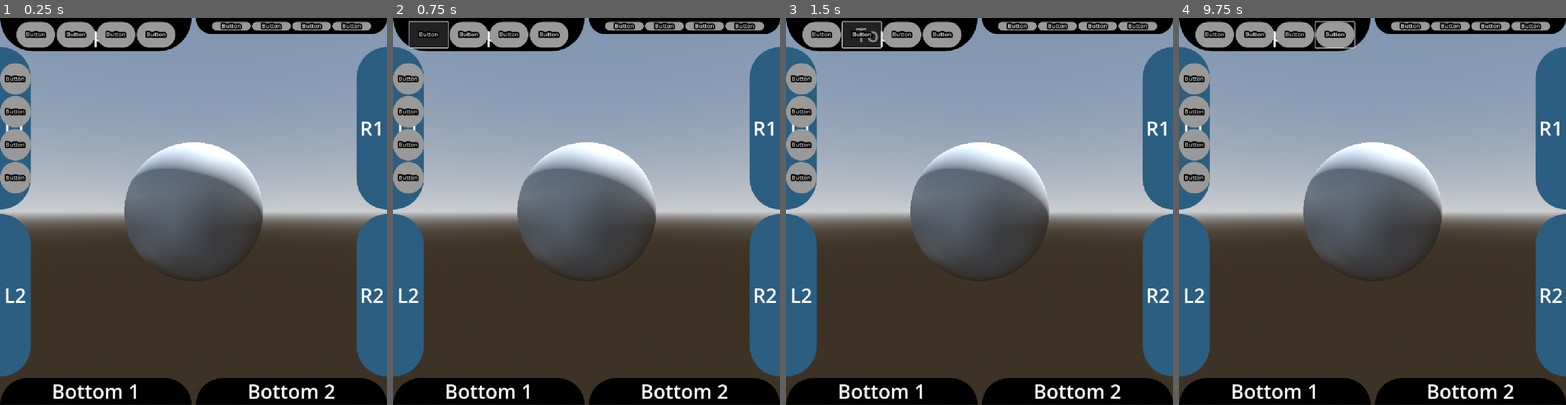
Above: before the commit, frames 1-4 (left to right).
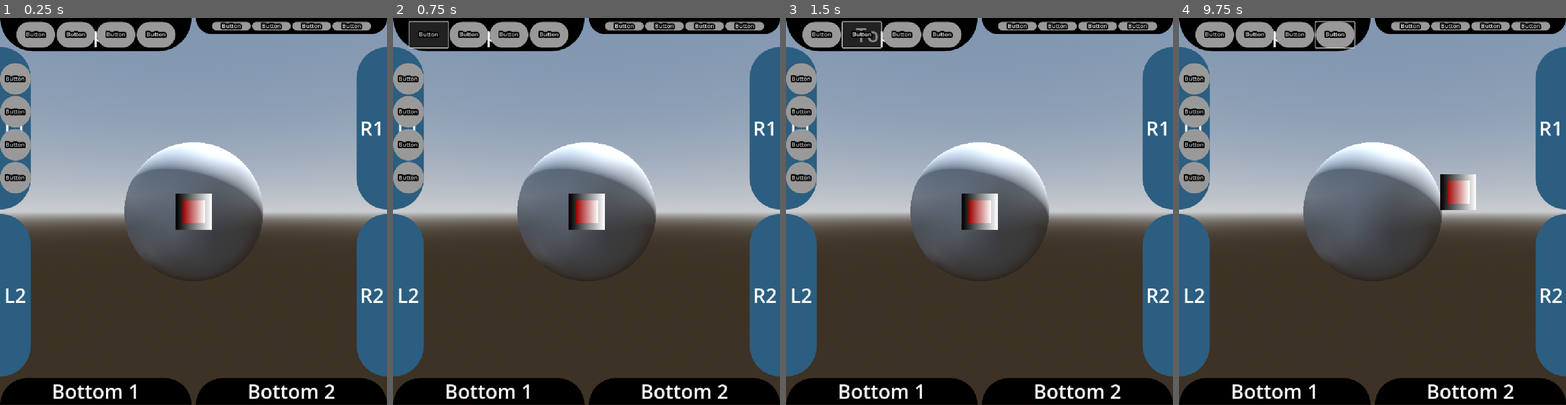
Above: after the commit, the same moments.

Repository: HyperGameDev/mobile_template
Game: Godot game, scene res://3D_Scene.tscn
The game is run twice, just before and just after one commit, with the same random seed, the same clock (stepped at 60 frames per second) and the same inputs.
Inputs (mouse positions are in pixels of both pictures, inside the frame that each line leads up to):
- Up to frame 1 (0.25 s): no input
- Up to frame 2 (0.75 s): click "Button" at 0.5 s
- Up to frame 3 (1.5 s): click "Button" at 1.25 s
- Up to frame 4 (9.75 s): click "Button" at 2 s; click "Button" at 2.75 s; click "Button" at 3.5 s; click "Button" at 4.25 s; click "Button" at 5 s; click "Button" at 5.75 s; click "Button" at 6.5 s; click "Button" at 7.25 s; click "Button" at 8 s; click "Button" at 8.75 s; tap Enter at 9.5 s; move the mouse to (1457, 192) at 9.52 s; click (1457, 192) at 9.67 s

The runs differ from the first frame. In frame 1, 0.8% of the frame differs, in the area x 45-55%, y 45-55%; in frame 2, 0.8%; in frame 3, 0.8%; in frame 4, 0.8%.

Commit message:
joystick work real good rn

Diff:
--- a/mobile_inputs.gd
+++ b/mobile_inputs.gd
@@ -7,7 +7,7 @@
 	FLOATING_BOTTOM_LEFT, ##A single joystick appears wherever the player touches if that touch is in the bottom-left side of the screen.
 	FLOATING_BOTTOM_RIGHT, ##A single joystick appears wherever the player touches if that touch is in the bottom-right side of the screen.
 	FLOATING_DYNAMIC, ##A single joystick follows the player's touch constantly instead of staying put at the initial touch position.
-	FIXED_CUSTOM_SINGLE, ##A single joystick is fixed to a custom position on the screen. This joystick will no longer float, but only respond if touched at its specific position.
+	#FIXED_CUSTOM_SINGLE, ##A single joystick is fixed to a custom position on the screen. This joystick will no longer float, but only respond if touched at its specific position.
 	#TWIN_FLOATING, ##A left joystick appears whenever the player touches anywhere on the left side of the screen; a right joystick appears whenever the player touches anywhere on the right side of the screen.
 	#TWIN_FLOATING_BOTTOM, ##Same as TWIN_FLOATING except only applies to the bottom half of the screen.
 	#TWIN_FIXED ##A left and right joystick are fixed to the screen and will not activate unless directly pressed.
@@ -34,10 +34,11 @@
 			%Touch_Joystick.visibility = %Touch_Joystick.visibilities.TOUCH
 		joystick_visibilities.ALWAYS:
 			%Touch_Joystick.visibility = %Touch_Joystick.visibilities.ALWAYS
-			%Touch_Joystick.set_visibility(false)
 		joystick_visibilities.NEVER:
 			%Touch_Joystick.visibility = %Touch_Joystick.visibilities.NEVER
-			%Touch_Joystick.set_visibility(false)
+
+	%Touch_Joystick.set_visibility(false)
+
 	match joystick_type:
 		joystick_types.FLOATING:
 			%Touch_Joystick.pos_type = %Touch_Joystick.pos_types.FLOATING
@@ -47,10 +48,16 @@
 			%Touch_Joystick.float_type = %Touch_Joystick.float_types.BOTTOM
 		joystick_types.FLOATING_BOTTOM_LEFT:
 			%Touch_Joystick.pos_type = %Touch_Joystick.pos_types.FLOATING
-			%Touch_Joystick.fixed_type = %Touch_Joystick.fixed_types.LEFT
+			%Touch_Joystick.float_type = %Touch_Joystick.float_types.BOTTOM_LEFT
 		joystick_types.FLOATING_BOTTOM_RIGHT:
 			%Touch_Joystick.pos_type = %Touch_Joystick.pos_types.FLOATING
-			%Touch_Joystick.fixed_type = %Touch_Joystick.fixed_types.RIGHT
-		joystick_types.FIXED_CUSTOM_SINGLE:
-			%Touch_Joystick.pos_type = %Touch_Joystick.pos_types.FIXED
-			%Touch_Joystick.fixed_type = %Touch_Joystick.fixed_types.CUSTOM
+			%Touch_Joystick.float_type = %Touch_Joystick.float_types.BOTTOM_RIGHT
+		joystick_types.FLOATING_DYNAMIC:
+			%Touch_Joystick.pos_type = %Touch_Joystick.pos_types.FLOATING
+			%Touch_Joystick.base_mode = %Touch_Joystick.base_modes.DYNAMIC
+
+		#joystick_types.FIXED_CUSTOM_SINGLE:
+			#%Touch_Joystick.pos_type = %Touch_Joystick.pos_types.FIXED
+			#%Touch_Joystick.fixed_type = %Touch_Joystick.fixed_types.CUSTOM
+
+	%Touch_Joystick.center_joystick_to_screen()
--- a/mobile_inputs.tscn
+++ b/mobile_inputs.tscn
@@ -5,7 +5,8 @@
 
 [node name="Mobile_Inputs" type="CanvasLayer"]
 script = ExtResource("1_1qr43")
-joystick_visibility = 2
+joystick_type = 4
+joystick_visibility = 1
 
 [node name="Touch_Joystick" parent="." instance=ExtResource("2_1qr43")]
 unique_name_in_owner = true
--- a/touch_joystick.gd
+++ b/touch_joystick.gd
@@ -17,9 +17,6 @@
 
 var radius = 35
 
-func _ready():
-	center_joystick_to_screen()
-
 func _input(event):
 	#print(get_direction())
 	if event is InputEventScreenTouch:
@@ -31,18 +28,23 @@
 			set_visibility(false)
 
 	elif event is InputEventScreenDrag:
+		if event.pressure:
+			set_visibility(true)
+		else:
+			set_visibility(false)
 		var base_center = %Base.position + %Base.texture.get_size() / 2
 
 		match base_mode:
 			base_modes.STATIC:
-				center_tracker_to_base(event.position)
+				if touch_is_in_region(event.position):
+					center_tracker_to_base(event.position)
 
 			base_modes.DYNAMIC:
 				var tracker_size: Vector2 = %Tracker.texture.get_size()
 				%Tracker.global_position = event.position - tracker_size / 2
 
 				var tracker_center: Vector2 = %Tracker.global_position + tracker_size / 2
-				var distance: Vector2 = (tracker_center - base_center).length()
+				var distance: float = (tracker_center - base_center).length()
 
 				if distance > radius:
 					var direction: Vector2 = (tracker_center - base_center).normalized()
@@ -72,23 +74,30 @@
 			visibilities.NEVER:
 				%Base.visible = false
 
+func touch_is_in_region(touch_pos) -> bool:
+	var screen_size: Vector2 = get_viewport().get_visible_rect().size
+	match pos_type:
+		pos_types.FLOATING:
+			match float_type:
+				float_types.FULL:
+					return true
+				float_types.BOTTOM:
+					return touch_pos.y > screen_size.y /2
+				float_types.BOTTOM_LEFT:
+					return touch_pos.y > screen_size.y /2 and touch_pos.x < screen_size.x /2
+				float_types.BOTTOM_RIGHT:
+					return touch_pos.y > screen_size.y /2 and touch_pos.x > screen_size.x /2
+				_:
+					return false
+		_:
+			return false
 
 func check_joystick_type(event) -> void:
 	var screen_size: Vector2 = get_viewport().get_visible_rect().size
 	match pos_type:
 		pos_types.FLOATING:
-			match float_type:
-				float_types.FULL:
-					center_tracker_to_touch(event.position)
-				float_types.BOTTOM:
-					if event.position.y > screen_size.y /2:
-						center_tracker_to_touch(event.position)
-				float_types.BOTTOM_LEFT:
-					if event.position.y > screen_size.y /2 and event.position.x < screen_size.x /2:
-						center_tracker_to_touch(event.position)
-				float_types.BOTTOM_RIGHT:
-					if event.position.y > screen_size.y /2 and event.position.x > screen_size.x /2:
-						center_tracker_to_touch(event.position)
+			if touch_is_in_region(event.position):
+				center_tracker_and_base_to_touch(event.position)
 
 		pos_types.FIXED:
 			match fixed_type:
@@ -97,7 +106,7 @@
 				fixed_types.TWIN:
 					pass
 
-func center_tracker_to_touch(touch_pos: Vector2):
+func center_tracker_and_base_to_touch(touch_pos: Vector2):
 	var base_size: Vector2 = %Base.texture.get_size()
 	var tracker_size: Vector2 = %Tracker.texture.get_size()
 	%Base.position = touch_pos - base_size / 2
@@ -109,10 +118,39 @@
 	var tracker_size: Vector2 = %Tracker.texture.get_size()
 	%Tracker.global_position = base_center + direction - tracker_size / 2
 
-func center_joystick_to_screen():
+func center_joystick_to_screen() -> void:
 	var screen_center: Vector2 = get_viewport().get_visible_rect().size / 2
 	var base_size: Vector2 = %Base.texture.get_size()
 	var tracker_size: Vector2 = %Tracker.texture.get_size()
 
-	%Base.position = screen_center - base_size / 2
-	%Tracker.global_position = screen_center - tracker_size / 2
+	var screen_size: Vector2 = get_viewport().get_visible_rect().size
+
+	match float_type:
+		float_types.FULL:
+			var center = screen_size / 2
+			%Base.position = center - base_size / 2
+			%Tracker.global_position = center - tracker_size / 2
+
+		float_types.BOTTOM:
+			var bottom_center = Vector2(
+				screen_size.x / 2,
+				screen_size.y - (screen_size.y / 4)  # Center of bottom half
+			)
+			%Base.position = bottom_center - base_size / 2
+			%Tracker.global_position = bottom_center - tracker_size / 2
+
+		float_types.BOTTOM_LEFT:
+			var bottom_left_center = Vector2(
+				screen_size.x / 4,  # Center of left half (screen_size.x/4)
+				screen_size.y * 0.75  # Center of bottom half
+			)
+			%Base.position = bottom_left_center - base_size / 2
+			%Tracker.global_position = bottom_left_center - tracker_size / 2
+
+		float_types.BOTTOM_RIGHT:
+			var bottom_right_center = Vector2(
+				screen_size.x * 0.75,  # Center of right half (screen_size.x * 3/4)
+				screen_size.y * 0.75  # Center of bottom half
+			)
+			%Base.position = bottom_right_center - base_size / 2
+			%Tracker.global_position = bottom_right_center - tracker_size / 2
